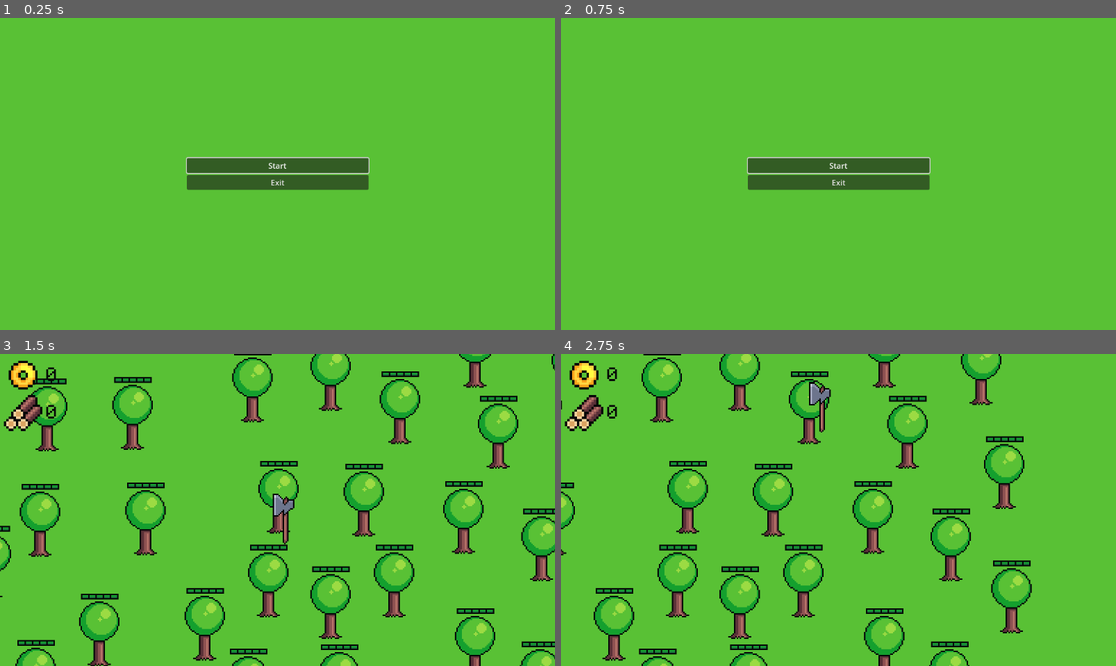
Above: before the commit, frames 1-4 (two rows, left to right).
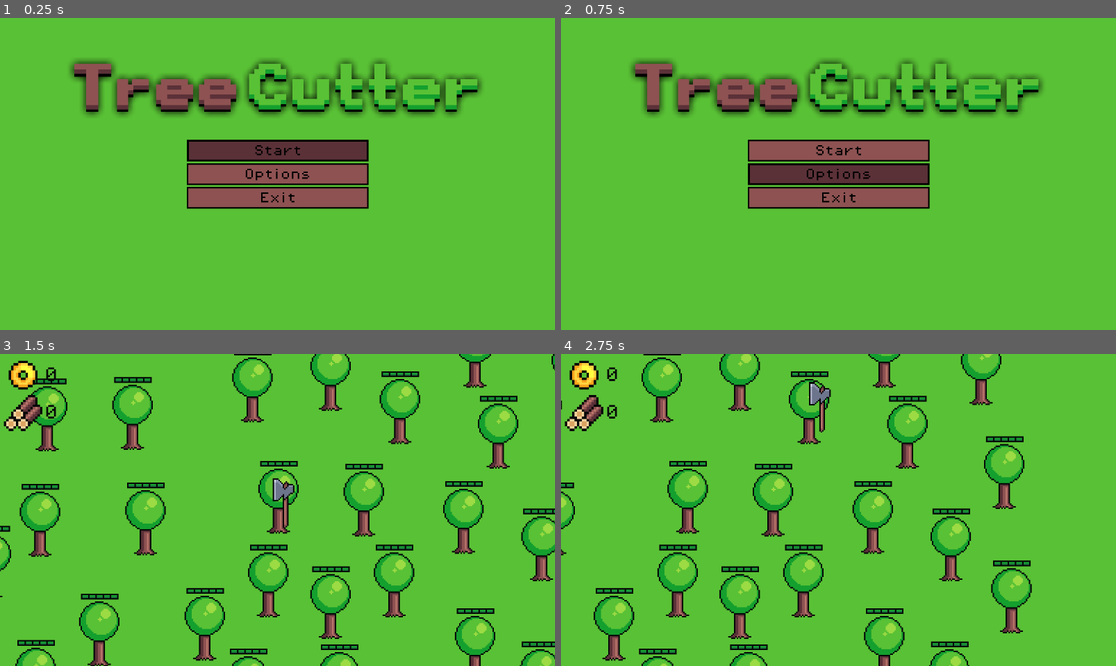
Above: after the commit, the same moments.

Repository: Intedai/TreeCutter
Game: Godot game, scene res://Scenes/menu.tscn
The game is run twice, just before and just after one commit, with the same random seed, the same clock (stepped at 60 frames per second) and the same inputs.
Inputs (mouse positions are in pixels of both pictures, inside the frame that each line leads up to):
- Up to frame 1 (0.25 s): no input
- Up to frame 2 (0.75 s): click (838, 174) at 0.5 s, where only the run after the commit has a clickable "Options"
- Up to frame 3 (1.5 s): click "Start" at 1.25 s
- Up to frame 4 (2.75 s): tap Enter at 2 s; move the mouse to (816, 391) at 2.02 s; hold D (move_right) from 2.03 s (still down); click (816, 391) at 2.1 s

The runs differ from the first frame. In frame 1, 14% of the frame differs, in the area x 12-87%, y 13-62%; in frame 2, 14%; in frame 3, 0.4%; in frame 4, nothing differs.

Commit message:
menu update

Diff:
--- a/Scenes/menu.tscn
+++ b/Scenes/menu.tscn
@@ -1,6 +1,8 @@
-[gd_scene load_steps=2 format=3 uid="uid://dlko0aajsyp0i"]
+[gd_scene load_steps=4 format=3 uid="uid://dlko0aajsyp0i"]
 
 [ext_resource type="Script" path="res://Scripts/menu.gd" id="1_ty2v5"]
+[ext_resource type="Theme" uid="uid://bxqckl84ach5l" path="res://Themes/menu_buttons.tres" id="2_6xxfv"]
+[ext_resource type="Texture2D" uid="uid://sqxpg3dg3nro" path="res://Assets/Sprites/main_menu.png" id="2_u2km8"]
 
 [node name="Menu" type="Control"]
 layout_mode = 3
@@ -11,7 +13,19 @@
 grow_vertical = 2
 script = ExtResource("1_ty2v5")
 
+[node name="TextureRect" type="TextureRect" parent="."]
+layout_mode = 1
+anchors_preset = 5
+anchor_left = 0.5
+anchor_right = 0.5
+offset_left = -494.0
+offset_right = 487.0
+offset_bottom = 290.0
+grow_horizontal = 2
+texture = ExtResource("2_u2km8")
+
 [node name="VBoxContainer" type="VBoxContainer" parent="."]
+z_index = 1
 layout_mode = 1
 anchors_preset = 8
 anchor_left = 0.5
@@ -28,13 +42,22 @@
 [node name="StartButton" type="Button" parent="VBoxContainer"]
 layout_mode = 2
 focus_neighbor_top = NodePath("../ExitButton")
-focus_neighbor_right = NodePath("../ExitButton")
+focus_neighbor_bottom = NodePath("../OptionsButton")
+theme = ExtResource("2_6xxfv")
 text = "Start"
+
+[node name="OptionsButton" type="Button" parent="VBoxContainer"]
+layout_mode = 2
+focus_neighbor_top = NodePath("../StartButton")
+focus_neighbor_bottom = NodePath("../ExitButton")
+theme = ExtResource("2_6xxfv")
+text = "Options"
 
 [node name="ExitButton" type="Button" parent="VBoxContainer"]
 layout_mode = 2
-focus_neighbor_top = NodePath("../StartButton")
+focus_neighbor_top = NodePath("../OptionsButton")
 focus_neighbor_bottom = NodePath("../StartButton")
+theme = ExtResource("2_6xxfv")
 text = "Exit"
 
 [connection signal="pressed" from="VBoxContainer/StartButton" to="." method="_on_start_button_pressed"]
--- /dev/null
+++ b/Themes/menu_buttons.tres
@@ -0,0 +1,51 @@
+[gd_resource type="Theme" load_steps=5 format=3 uid="uid://bxqckl84ach5l"]
+
+[ext_resource type="FontFile" uid="uid://noucw0mpj33o" path="res://Assets/Fonts/PixelOperator8.ttf" id="1_tn6mu"]
+
+[sub_resource type="StyleBoxFlat" id="StyleBoxFlat_83375"]
+content_margin_left = 10.0
+content_margin_top = 11.0
+content_margin_right = 10.0
+content_margin_bottom = 10.0
+bg_color = Color(0.356863, 0.192157, 0.219608, 1)
+border_width_left = 4
+border_width_top = 4
+border_width_right = 4
+border_width_bottom = 4
+border_color = Color(0, 0, 0, 1)
+
+[sub_resource type="StyleBoxFlat" id="StyleBoxFlat_cnk4q"]
+content_margin_left = 10.0
+content_margin_top = 11.0
+content_margin_right = 10.0
+content_margin_bottom = 10.0
+bg_color = Color(0.356863, 0.192157, 0.219608, 1)
+border_width_left = 4
+border_width_top = 4
+border_width_right = 4
+border_width_bottom = 4
+border_color = Color(0, 0, 0, 1)
+
+[sub_resource type="StyleBoxFlat" id="StyleBoxFlat_420tp"]
+content_margin_left = 10.0
+content_margin_top = 11.0
+content_margin_right = 10.0
+content_margin_bottom = 10.0
+bg_color = Color(0.556863, 0.321569, 0.321569, 1)
+border_width_left = 3
+border_width_top = 3
+border_width_right = 3
+border_width_bottom = 3
+border_color = Color(0, 0, 0, 1)
+
+[resource]
+Button/colors/font_color = Color(0, 0, 0, 1)
+Button/colors/font_focus_color = Color(0, 0, 0, 1)
+Button/colors/font_hover_color = Color(0, 0, 0, 1)
+Button/colors/font_hover_pressed_color = Color(0, 0, 0, 1)
+Button/colors/font_pressed_color = Color(0, 0, 0, 1)
+Button/font_sizes/font_size = 24
+Button/fonts/font = ExtResource("1_tn6mu")
+Button/styles/focus = SubResource("StyleBoxFlat_83375")
+Button/styles/hover = SubResource("StyleBoxFlat_cnk4q")
+Button/styles/normal = SubResource("StyleBoxFlat_420tp")
Binary file added: Assets/Sprites/main_menu.png
Not shown, added: Assets/Sprites/main_menu.png.import
